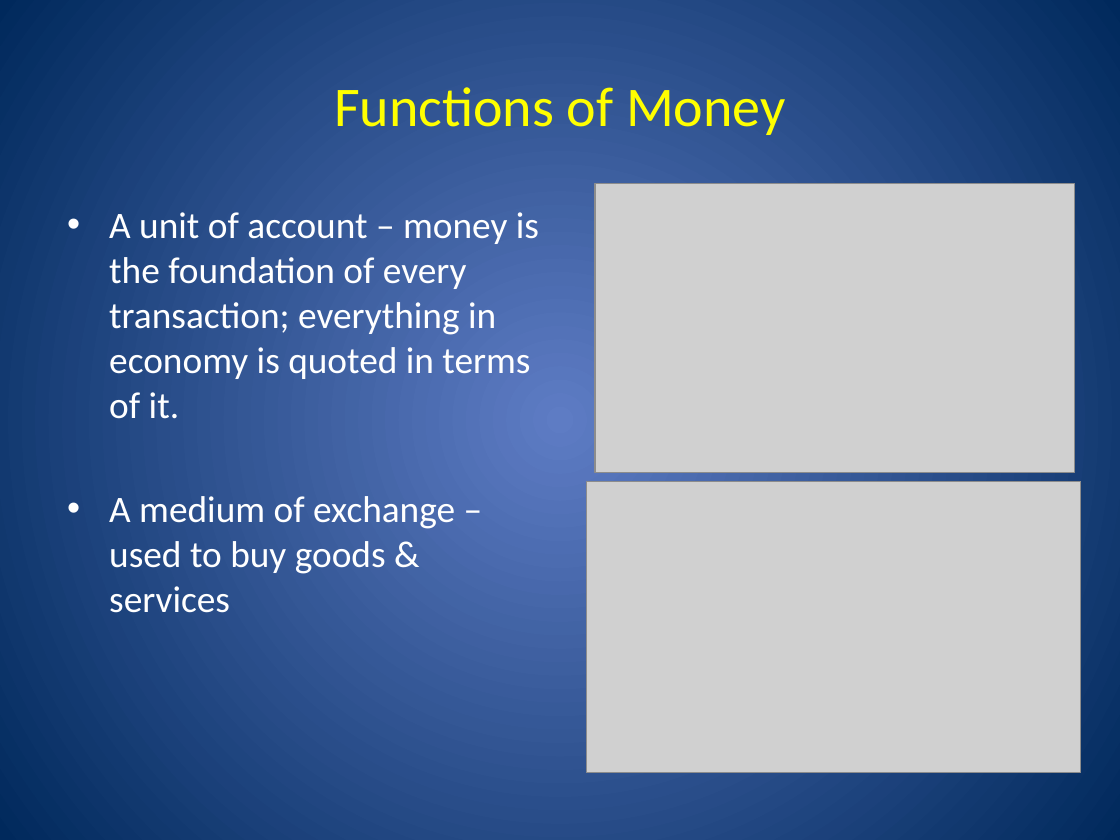
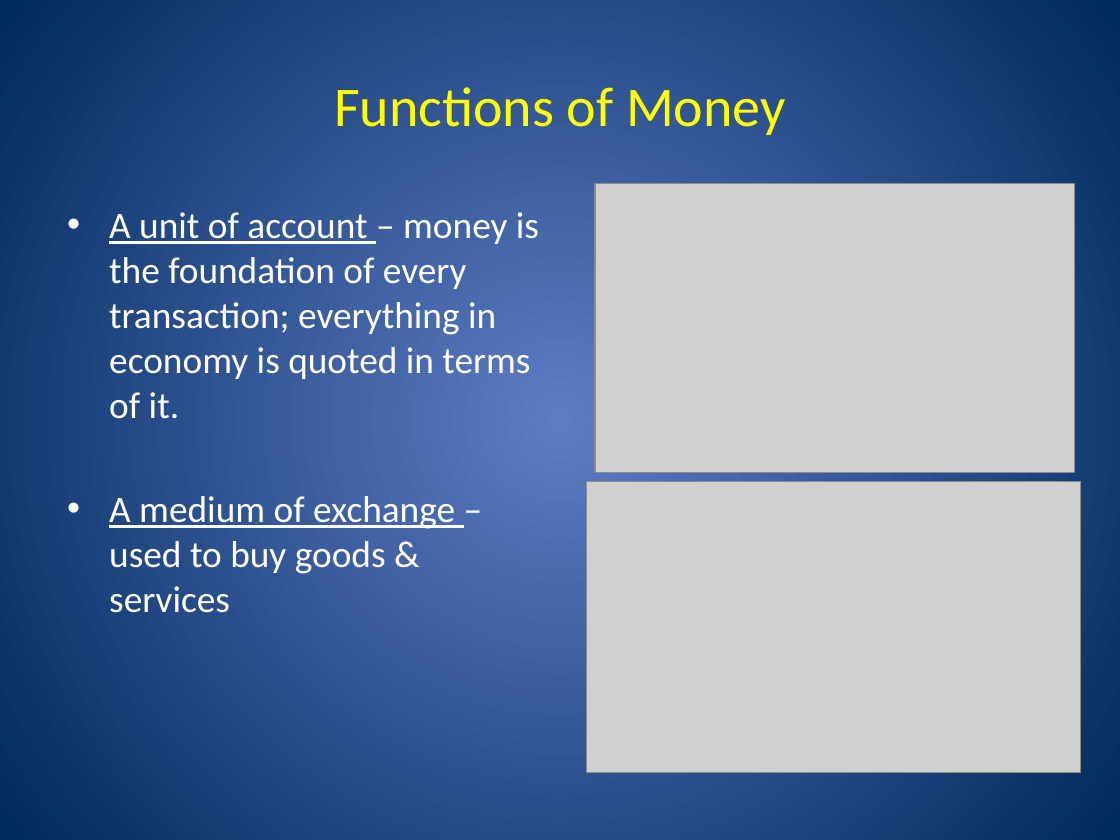
Before and after one commit to Amul01/Presentations, a slide deck: slide 7 of EEM-Money.pptx (slide 6 before the commit). Drawn at 1120x840 pixels with LibreOffice and Linux fonts; fonts in the diff are those of the drawing; grey boxes stand for pictures. Boxes give left, top, right and bottom in pixels: in the first picture for what was removed or moved away, otherwise in the second. Text is boxed around its words. In the diff, an @@ line names an element or a change of style, - is before the commit and + after.

```diff
--- a/EEM-Money.pptx
+++ b/EEM-Money.pptx
@@ text "A unit of account – ..." at box(109, 212, 539, 613): underline on in "A unit of account", "A medium of exchange" @@
```
Also in this commit, not shown: 9 other slides changed, 8 slides added.
